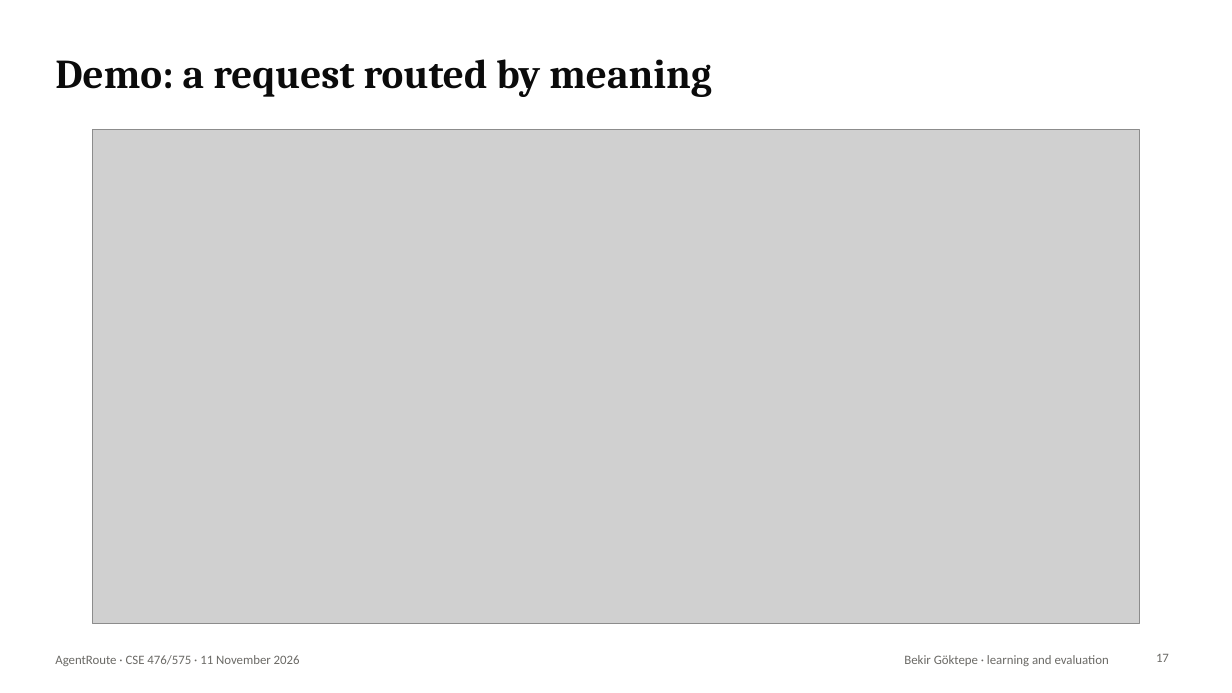
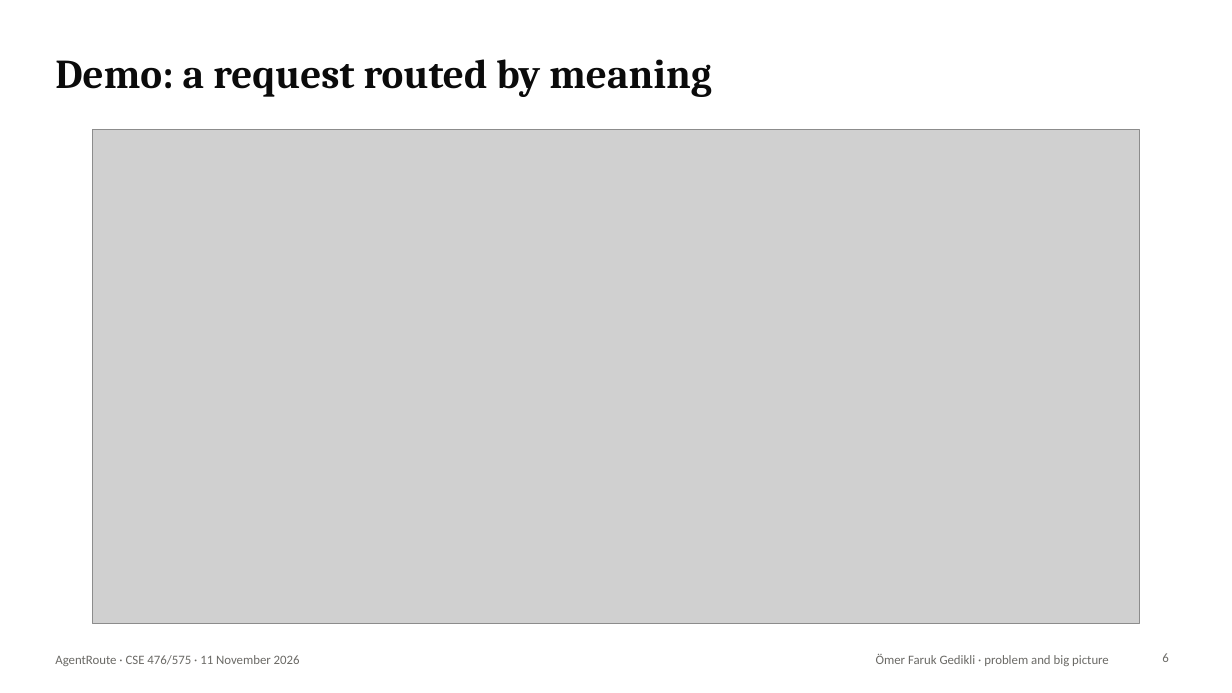
Before and after one commit to mrgedikli/AgentRoute, a slide deck: slide 6 of docs/slides/AgentRoute.pptx (slide 17 before the commit). Drawn at 1232x693 pixels with LibreOffice and Linux fonts; fonts in the diff are those of the drawing; grey boxes stand for pictures. Boxes give left, top, right and bottom in pixels: in the first picture for what was removed or moved away, otherwise in the second. Text is boxed around its words. In the diff, an @@ line names an element or a change of style, - is before the commit and + after.

```diff
--- a/docs/slides/AgentRoute.pptx
+++ b/docs/slides/AgentRoute.pptx
@@ text at [876, 654, 1109, 666]: text changed @@
-Bekir Göktepe · learning and evaluation
+Ömer Faruk Gedikli · problem and big picture
@@ page number at [1162, 653, 1168, 662]: text changed @@
-17
+6
```
Also in this commit, not shown: 10 other slides changed, 2 other files.
